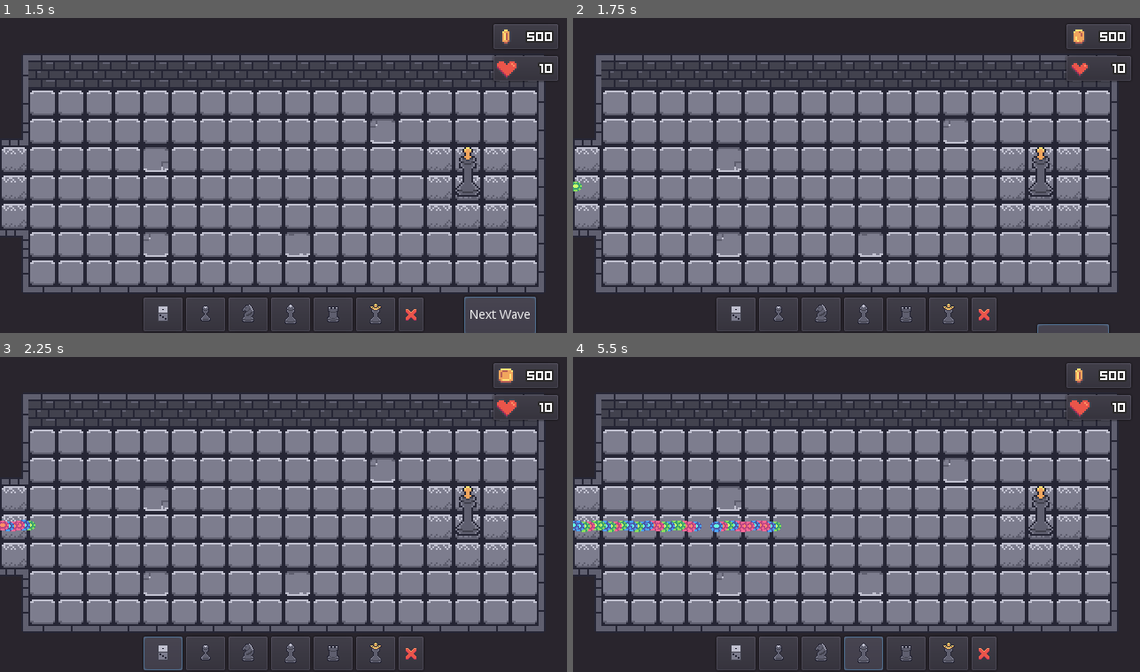
Above: before the commit, frames 1-4 (two rows, left to right).
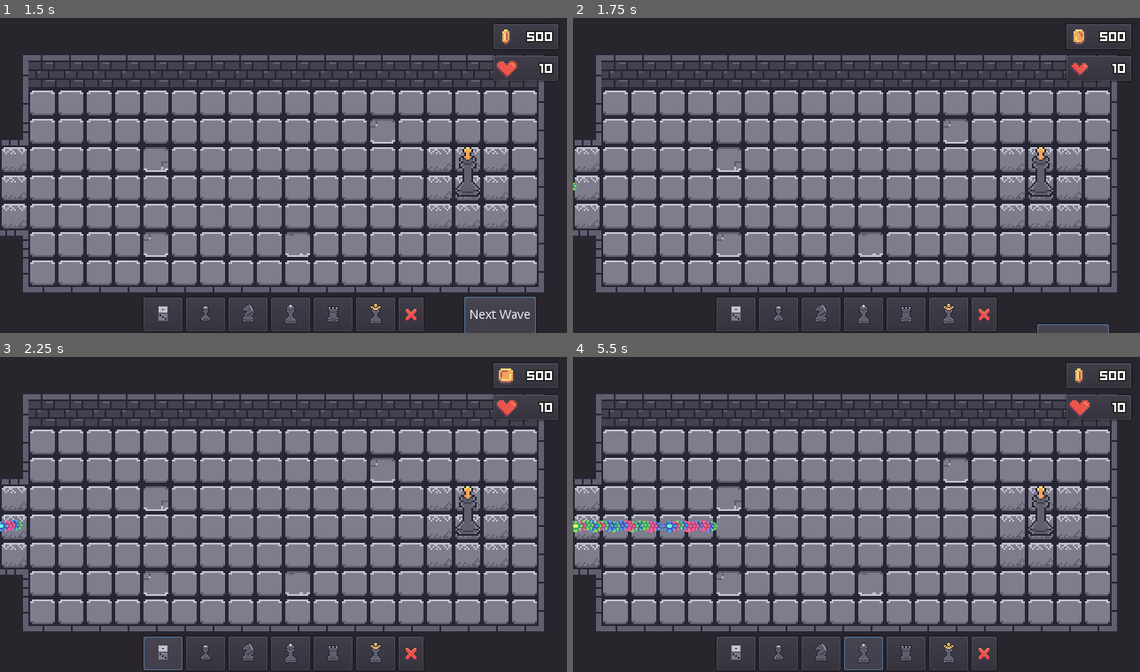
Above: after the commit, the same moments.

Repository: PetTurtle/LudumDare46
Game: Godot game, scene res://scenes/Game.tscn
Two runs of this game, one before a commit and one after it. Both use one fixed random seed, a clock stepped at 60 frames per second and the inputs below.
Inputs (mouse positions are in pixels of both pictures, inside the frame that each line leads up to):
- Up to frame 1 (1.5 s): click "Play" at 0.5 s; click "Next Wave" at 1.25 s
- Up to frame 2 (1.75 s): no input
- Up to frame 3 (2.25 s): click (164, 653) at 2 s
- Up to frame 4 (5.5 s): click "Next Wave" at 2.75 s; click (777, 653) at 3.5 s; click (822, 653) at 4.25 s; click (862, 653) at 5 s

Frame 1 is identical in both runs. In frame 2, less than 0.1% of the frame differs, in the area x 0-2%, y 51-56%; in frame 3, 0.2%; in frame 4, 1.1%, in the area x 0-37%, y 51-56%.

Commit message:
Tweaked Enemy Power Scaling

Diff:
--- a/src/scripts/Unit.gd
+++ b/src/scripts/Unit.gd
@@ -3,7 +3,7 @@
 
 signal death(value)
 
-var speed : float = 30
+var speed : float = 20
 
 var health : int = 1
 var sprite : Sprite = null
@@ -19,6 +19,7 @@
 func set_Unit(value : int, texture : Texture) -> void:
 	sprite = $Sprite
 	health = value
+	speed = 20 + value * 1.2
 	sprite.texture = texture
 	sprite.scale.x = 0.5 + health * 0.015
 	sprite.scale.y = 0.5 + health * 0.015
--- a/src/scripts/WaveController.gd
+++ b/src/scripts/WaveController.gd
@@ -40,7 +40,7 @@
 func _on_spawn():
 	if value_left > 0:
 		iterator = (iterator + 1) % spawnPoints.size()
-		var value : int = int(rand_range(1, min(waveCount, max_value)))
+		var value : int = int(rand_range(max(waveCount - 8, 1), waveCount))*1.2
 		if value > value_left:
 			value = value_left
 		value_left -= value
